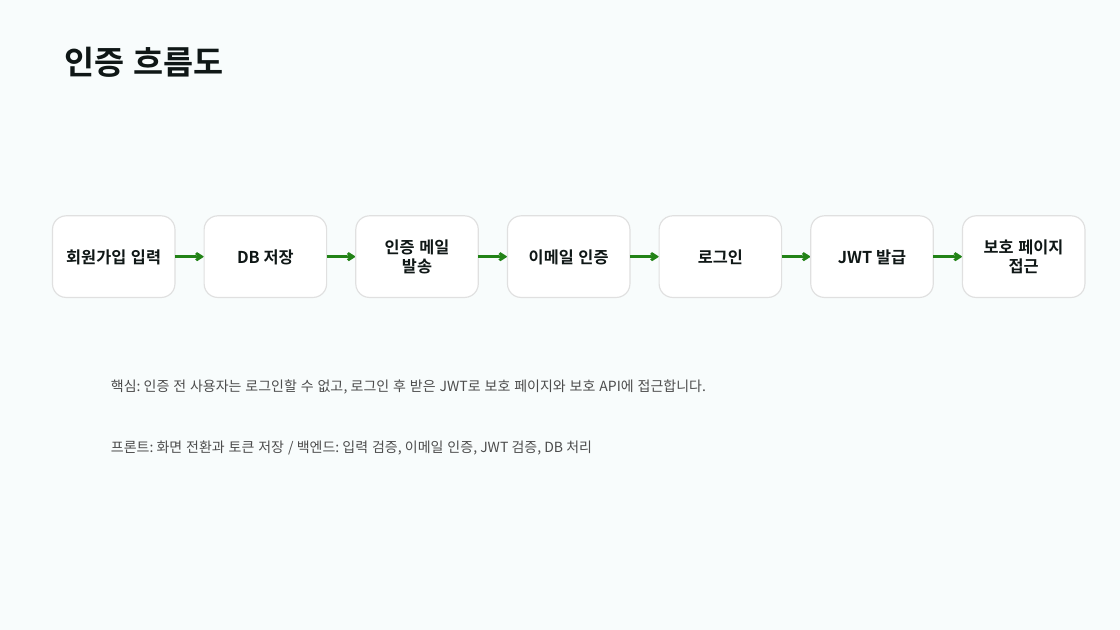
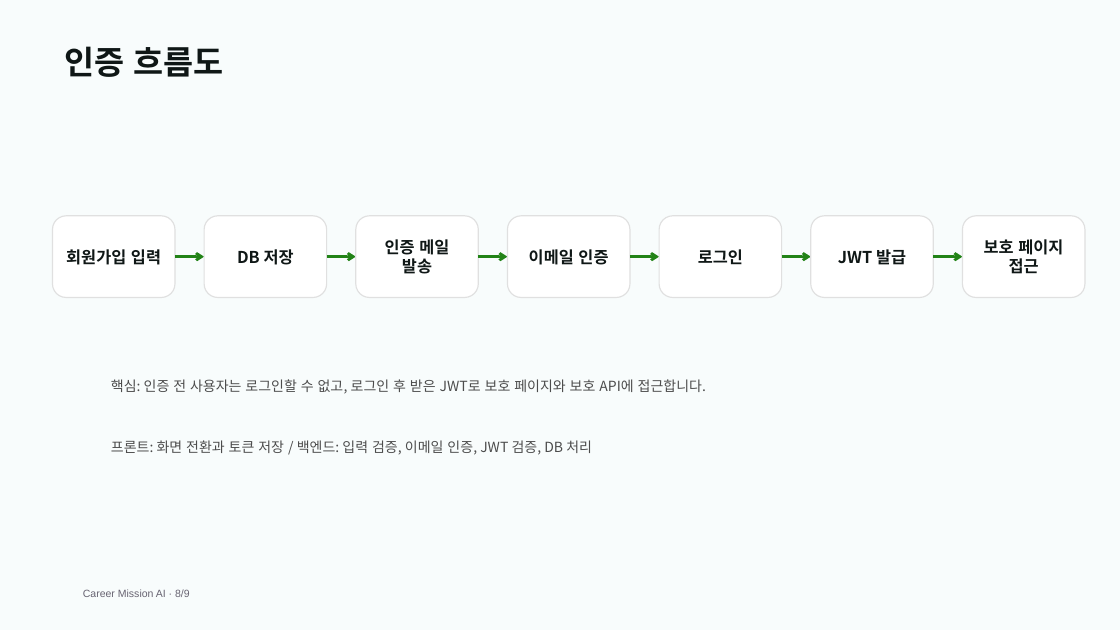
Before and after one commit to Mureung1/hub-showcase, a slide deck: slide 8 of AI_agent/docs/career-mission-demo.pptx (slide 7 before the commit). Drawn at 1120x630 pixels with LibreOffice and Linux fonts; fonts in the diff are those of the drawing. Boxes give left, top, right and bottom in pixels: in the first picture for what was removed or moved away, otherwise in the second. Text is boxed around its words. In the diff, an @@ line names an element or a change of style, - is before the commit and + after.

```diff
--- a/AI_agent/docs/career-mission-demo.pptx
+++ b/AI_agent/docs/career-mission-demo.pptx
@@ text added at [83, 589, 190, 597], 9 pt, text #686472 @@
+Career Mission AI · 8/9
```
Also in this commit, not shown: 7 other slides changed, 1 slide added, 12 other files.
